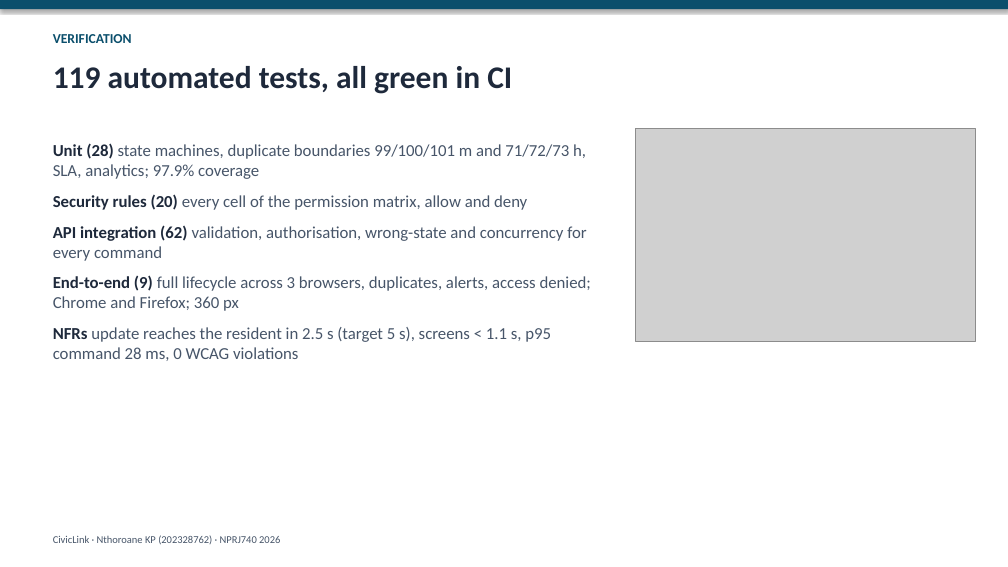
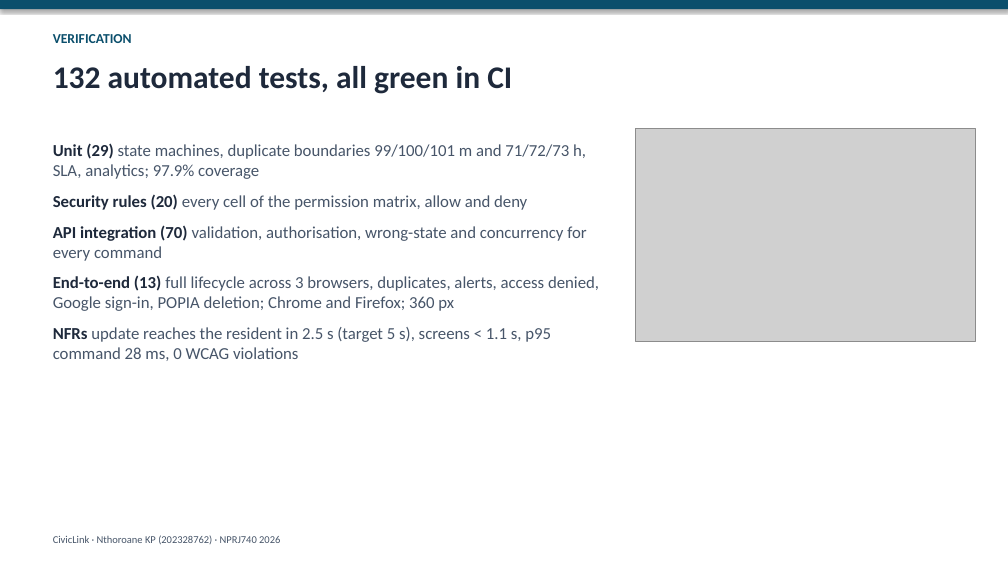
Before and after one commit to altechemist/civiclink, a slide deck: slide 5 of docs/presentation/CivicLink_Presentation.pptx. Drawn at 1008x567 pixels with LibreOffice and Linux fonts; fonts in the diff are those of the drawing; grey boxes stand for pictures. Boxes give left, top, right and bottom in pixels: in the first picture for what was removed or moved away, otherwise in the second. Text is boxed around its words. In the diff, an @@ line names an element or a change of style, - is before the commit and + after.

```diff
--- a/docs/presentation/CivicLink_Presentation.pptx
+++ b/docs/presentation/CivicLink_Presentation.pptx
@@ text at bbox=[53, 66, 512, 94]: text changed @@
-119 automated tests, all green in CI
+132 automated tests, all green in CI
@@ text at bbox=[53, 143, 586, 179]: text changed @@
-Unit (28) state machines, duplicate boundaries 99/100/101 m and 71/72/73 h, SLA, analytics; 97.9% coverage
+Unit (29) state machines, duplicate boundaries 99/100/101 m and 71/72/73 h, SLA, analytics; 97.9% coverage
@@ text at bbox=[53, 225, 599, 311]: text changed @@
-API integration (62) validation, authorisation, wrong-state and concurrency for every command
-End-to-end (9) full lifecycle across 3 browsers, duplicates, alerts, access denied; Chrome and Firefox; 360 px
+API integration (70) validation, authorisation, wrong-state and concurrency for every command
+End-to-end (13) full lifecycle across 3 browsers, duplicates, alerts, access denied, Google sign-in, POPIA deletion; Chrome and Firefox; 360 px
```
Also in this commit, not shown: 1 other slide changed, 59 other files.
